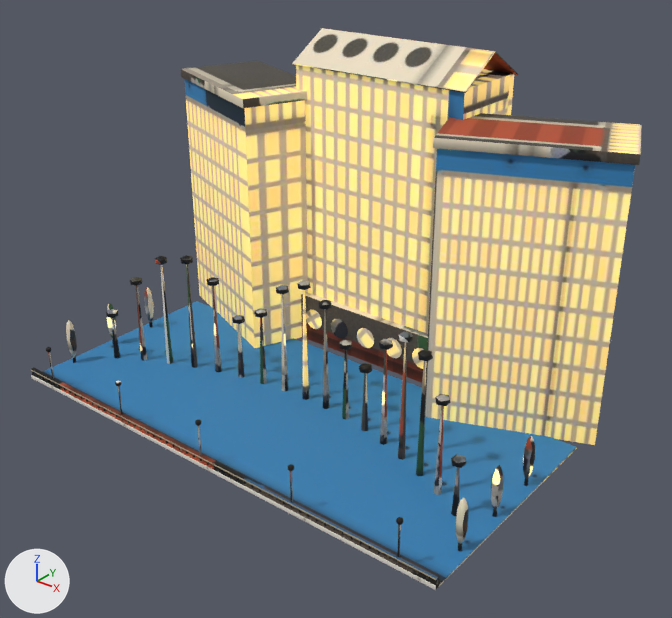
The glTF model www/models/vegas/fuentes.glb: old version first, new version second.
One viewpoint serves both versions: a camera (50 mm lens) standing at (58.7, -54.9, 54.6) and looking at (3.3, 14.3, 11.7). Lighting does not change. The marker at lower left points along +X, +Y and +Z. The first picture is the older version. Vertices at exactly the same position are counted once.

In view in the first picture: 'fuentes'.
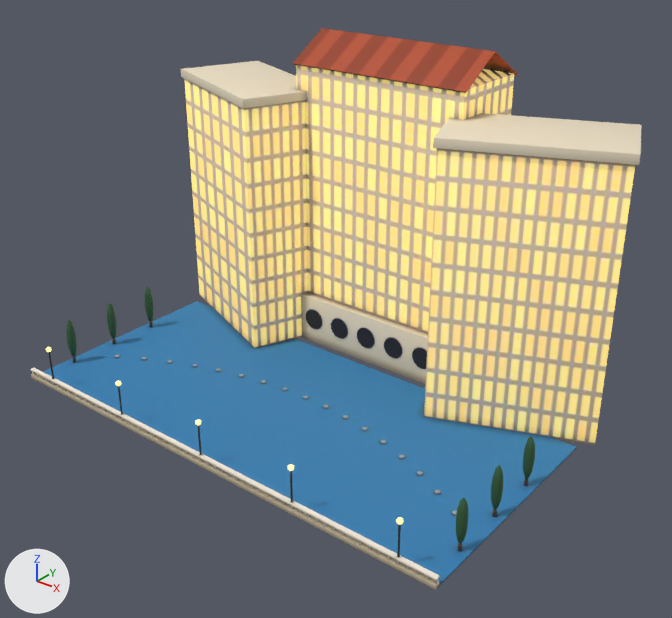
The edits, one by one:
me_cube is used by ob_fuentes; location (0.0, 0.0, 0.0).
me_cube had 6506 vertices, 12496 faces and spanned x -29.6..29.6, y -3.4..35.3, z 0.0..37.0.
me_cube now has 4942 vertices, 9436 faces and spans x -29.6..29.6, y -3.4..35.3, z 0.0..37.0.
me_cube part 1: 17 loose pieces with 1564 vertices, spanning x -24.7..24.7, y 5.3..13.7, z 5.4..14.6, are deleted.
me_cube part 2: 912 vertices moved from x -24.4..24.4, y 5.6..13.4, z 0.1..14.1 to x -24.3..24.3, y 5.7..13.3, z 0.1..0.3; 724 vertices removed from x -21.4..21.4, y 7.3..12.9, z 0.1..13.9; 724 vertices added at x -21.3..21.3, y 7.4..12.9, z 0.1..0.3.
me_cube part 3: 7438 kept faces spanning x -29.6..29.6, y -3.4..35.3, z 0.0..37.0 get new texture (UV) coordinates.

Pixel boxes (x1, y1, x2, y2) of what changed, in the pictures (672 x 618 px; the box of a moved part takes in the faces that stretch with it):
part 1 of me_cube, deleted
    before: (106, 255, 466, 468)
part 2 of me_cube, moved or reshaped
    before: (112, 264, 460, 516)
    after: (115, 355, 457, 516)
part 3 of me_cube, surface changed
    both: (30, 28, 642, 590)
